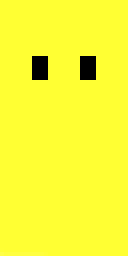
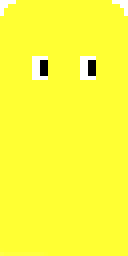
The second w=128, h=256 image is a revision of the first. Changes to its layers:
painted on "Глаза" over box(32, 56, 96, 80)
painted on "Тело" over box(0, 0, 128, 16)
